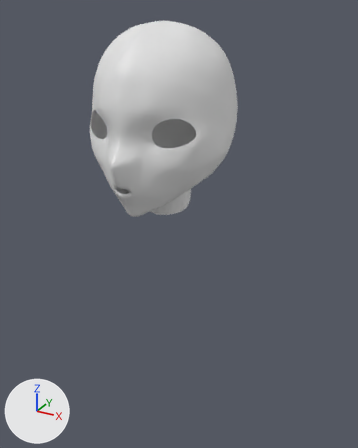
The Blender file 伊雷娜/伊雷娜.blend, before and after one commit.
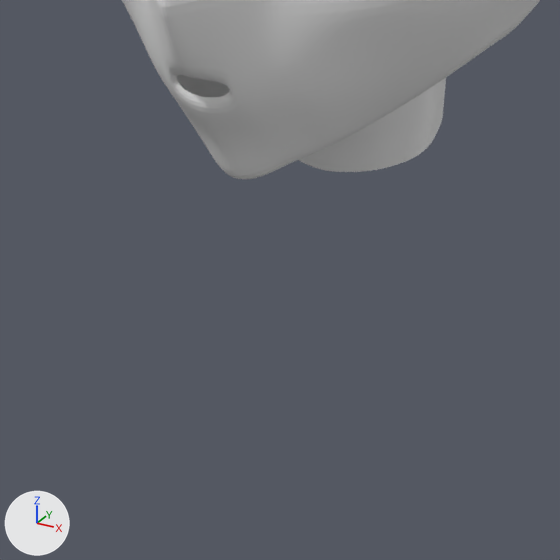
Each version is shown whole from a 50 mm lens placed at (3.61, -5.22, 1.8), pointed at (0.19, 1.01, -1.31), then close up on the part from 19% to 62% of the width and 37% to 72% of the height. The lights are fixed; the arrows at lower left show +X, +Y and +Z.

The older version as bpy lines, for what is in view:
```python
me_圆环_002 = bpy.data.meshes.new('圆环.002')
me_圆环_002.from_pydata(...)  # 366 vertices, 331 faces; spans x 0.0..2.71, y -2.85..3.49, z -0.02..6.58
# before: 0 (0.0, 0.95, 0.02), 1 (0.0, -1.04, 0.01), 2 (0.62, -0.87, 0.04), 3 (0.95, -0.31, 0.01), 4 (0.45, 0.76, -0.02)
# before: 85 (0.32, -1.0, 0.04), 86 (0.13, -1.03, 0.02), 87 (0.91, -0.56, 0.04), 88 (0.76, -0.73, 0.03), 90 (0.91, -0.1, 0.0)
# before: 119 (0.86, 0.19, -0.01), 177 (0.29, 0.83, 0.0), 254 (0.48, -0.96, 0.05), 261 (0.69, 0.49, -0.02)
ob_圆环_002 = bpy.data.objects.new('圆环.002', me_圆环_002)
ob_圆环_002.location = (0.011, 1.023, -0.929)
ob_圆环_002.rotation_euler = (0.332, 0.0, 0.0)  # degrees (19, 0, 0)
ob_圆环_002.scale = (0.385, 0.385, 0.385)
_m = ob_圆环_002.modifiers.new('镜像', 'MIRROR')
_m.use_clip = True
_m = ob_圆环_002.modifiers.new('细分', 'SUBSURF')
_m.levels = 4
```
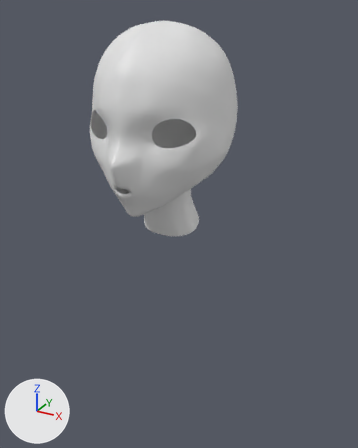
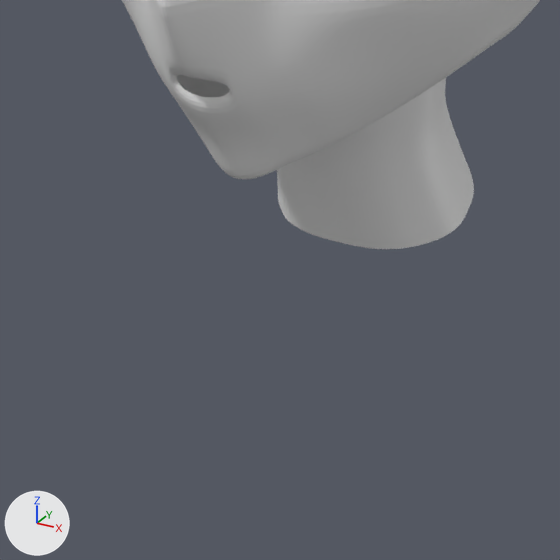
Where the change shows, as pixel boxes (x1, y1, x2, y2) in the close-ups (560 x 560 px):
'圆环.002', reshaped
    before: (122, 0, 540, 179)
    after: (122, 0, 540, 249)
part 1 of me_圆环_002, added
    after: (277, 113, 474, 249)

Diff of the bpy script that builds the scene:
```diff
--- a/伊雷娜/伊雷娜.blend.py
+++ b/伊雷娜/伊雷娜.blend.py
@@ me_圆环_002 @@
 me_圆环_002.from_pydata(...)  # 366 vertices, 331 faces; spans x 0.0..2.71, y -2.85..3.49, z -0.02..6.58
 # used by ob_圆环_002; location = (0.011, 1.023, -0.929); rotation_euler = (0.332, 0.0, 0.0), in degrees (19, 0, 0); scale = (0.385, 0.385, 0.385)
 # verts and faces of me_圆环_002; kept vertices keep their numbers, new ones are numbered from 366
+# me_圆环_002 part 1
+for new, old in zip([*range(366, 377)], [3, 4, *range(85, 89), 90, 119, 177, 254, 261]): verts[new] = verts[old] + (0.23, 0.0, -1.07)
+verts[377] = (0.0, 0.95, -1.05)
+verts[378] = (0.0, -1.04, -1.06)
+verts[379] = (0.84, -0.87, -1.03)
+faces += [(3, 87, 370, 366), (0, 177, 374, 377), (4, 367, 374, 177), (87, 88, 371, 370), (85, 368, 375, 254), (85, 86, 369, 368)]
+faces += [(1, 378, 369, 86), (2, 379, 371, 88), (90, 372, 373, 119), (4, 261, 376, 367), (3, 366, 372, 90), (2, 254, 375, 379)]
+faces += [(119, 373, 376, 261)]
```
